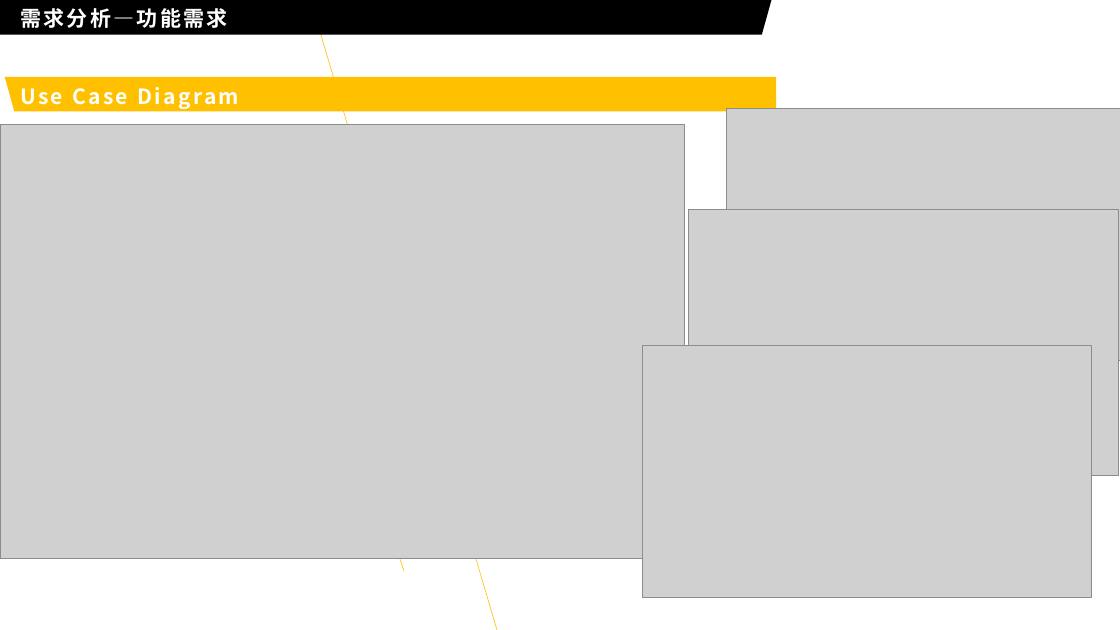
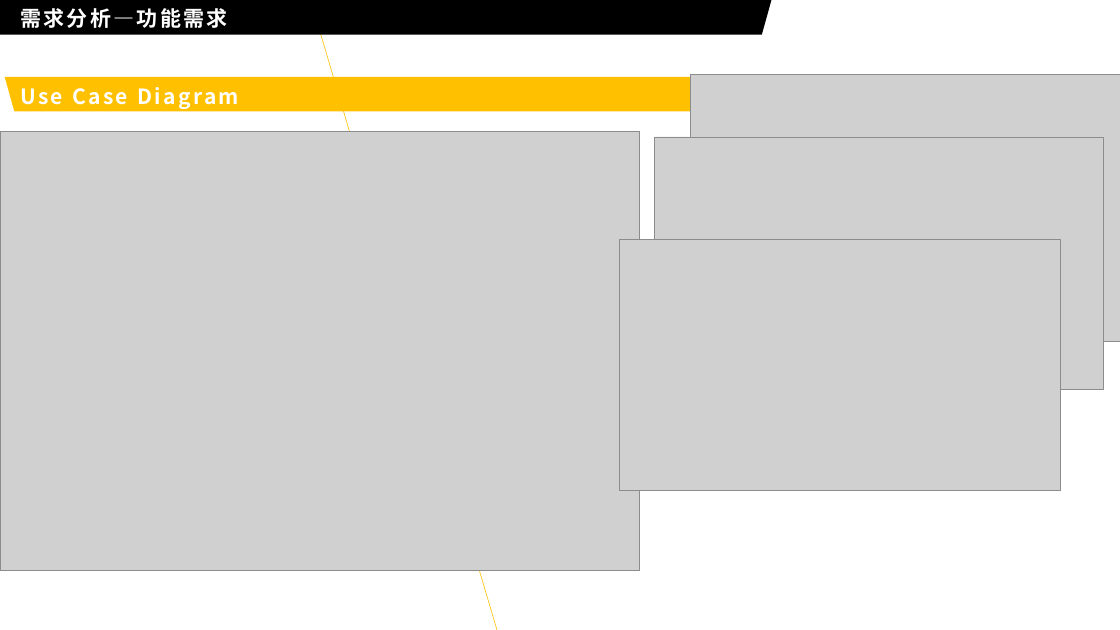
Before and after one commit to kangkang7777/FoodShoot, a slide deck: slide 9 of document/美食拍中期汇报.pptx. Drawn at 1120x630 pixels with LibreOffice and Linux fonts; fonts in the diff are those of the drawing; grey boxes stand for pictures. Boxes give left, top, right and bottom in pixels: in the first picture for what was removed or moved away, otherwise in the second. Text is boxed around its words. In the diff, an @@ line names an element or a change of style, - is before the commit and + after.

```diff
--- a/document/美食拍中期汇报.pptx
+++ b/document/美食拍中期汇报.pptx
@@ picture: place and size @@
-picture at [689, 209, 1119, 476]
+picture at [691, 75, 1120, 341]
@@ picture: place and size @@
-picture at [0, 124, 685, 559]
+picture at [0, 131, 639, 571]
@@ picture: place and size @@
-picture at [643, 345, 1091, 597]
+picture at [655, 137, 1103, 389]
@@ picture: place and size @@
-picture at [727, 109, 1120, 360]
+picture at [620, 239, 1060, 491]
```
Also in this commit, not shown: 6 other slides changed.
